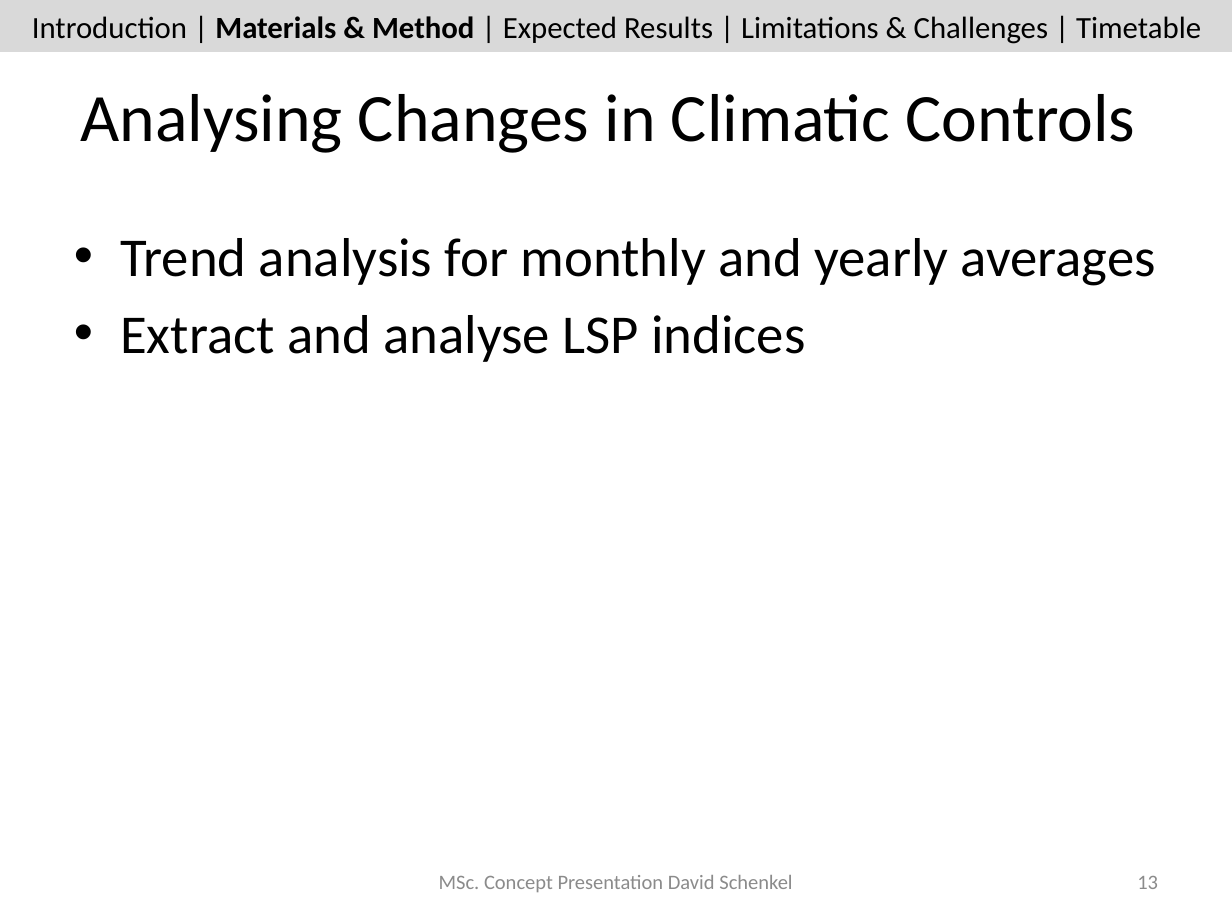
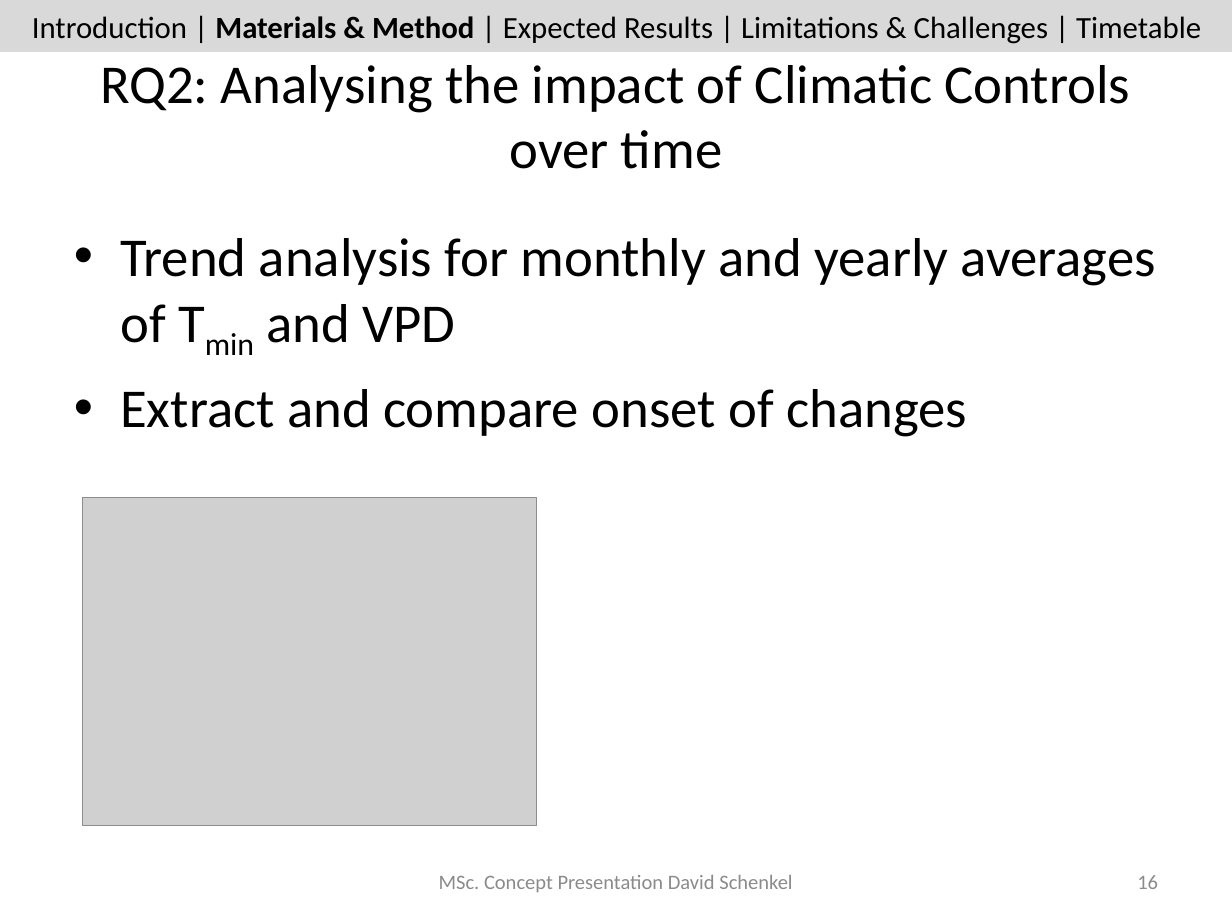
Before and after one commit to dschenkel/geo511, a slide deck: slide 16 of concept_presentation.pptx (slide 13 before the commit). Drawn at 1232x924 pixels with LibreOffice and Linux fonts; fonts in the diff are those of the drawing; grey boxes stand for pictures. Boxes give left, top, right and bottom in pixels: in the first picture for what was removed or moved away, otherwise in the second. Text is boxed around its words. In the diff, an @@ line names an element or a change of style, - is before the commit and + after.

```diff
--- a/concept_presentation.pptx
+++ b/concept_presentation.pptx
@@ title at (x1=100, y1=65, x2=1131, y2=169): text changed; size 39.6 to 32 pt @@
-Analysing Changes in Climatic Controls
+RQ2: Analysing the impact of Climatic Controls over time
@@ text at (x1=120, y1=238, x2=1156, y2=437): text changed @@
-• Trend analysis for monthly and yearly averages
-• Extract and analyse LSP indices
+• Trend analysis for monthly and yearly averages of Tmin and VPD
+• Extract and compare onset of changes
@@ picture added at (x1=83, y1=498, x2=536, y2=825) @@
@@ page number at (x1=1137, y1=875, x2=1158, y2=889): text changed @@
-13
+16
```
Also in this commit, not shown: 11 other slides changed, 3 slides added, 3 other files.
